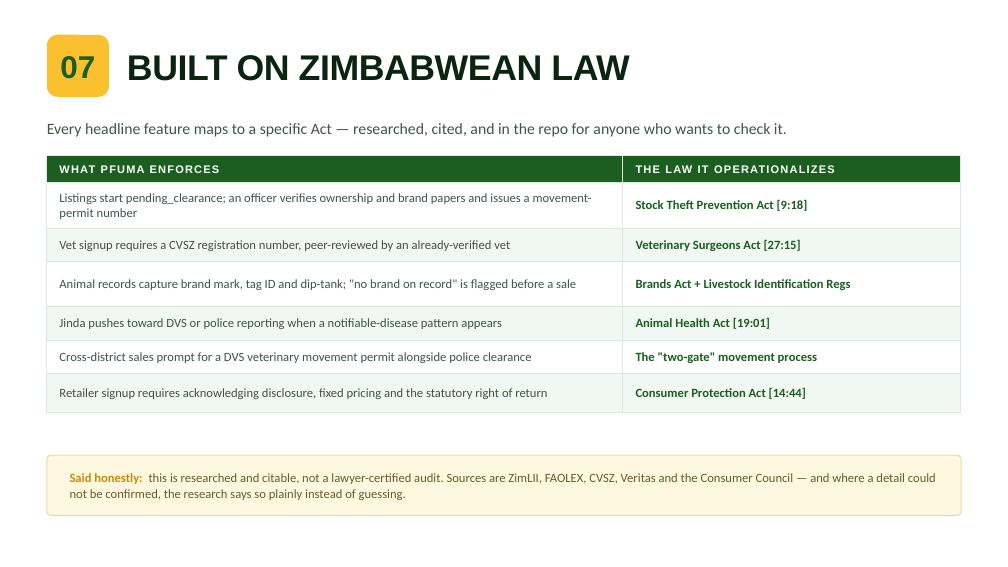
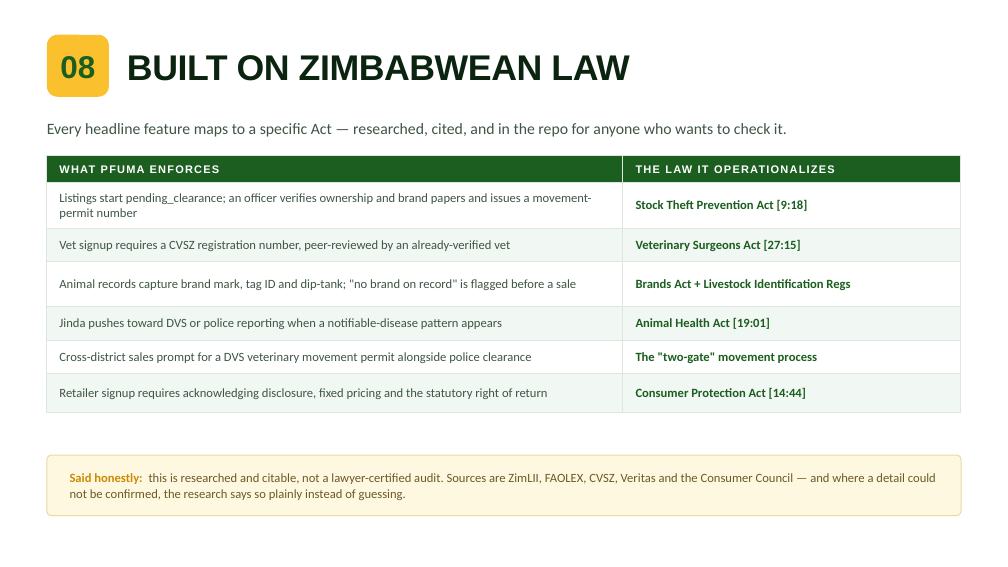
Before and after one commit to teamgriwd-del/PFUMA, a slide deck: slide 9 of PFUMA_ZAS2026_Deck.pptx (slide 8 before the commit). Drawn at 1008x567 pixels with LibreOffice and Linux fonts; fonts in the diff are those of the drawing; background and template pictures are left out. Boxes give left, top, right and bottom in pixels: in the first picture for what was removed or moved away, otherwise in the second. Text is boxed around its words. In the diff, an @@ line names an element or a change of style, - is before the commit and + after.

```diff
--- a/PFUMA_ZAS2026_Deck.pptx
+++ b/PFUMA_ZAS2026_Deck.pptx
@@ text at [60, 56, 95, 79]: text changed @@
-07
+08
```
Also in this commit, not shown: 8 other slides changed, 1 slide added, 5 other files.
